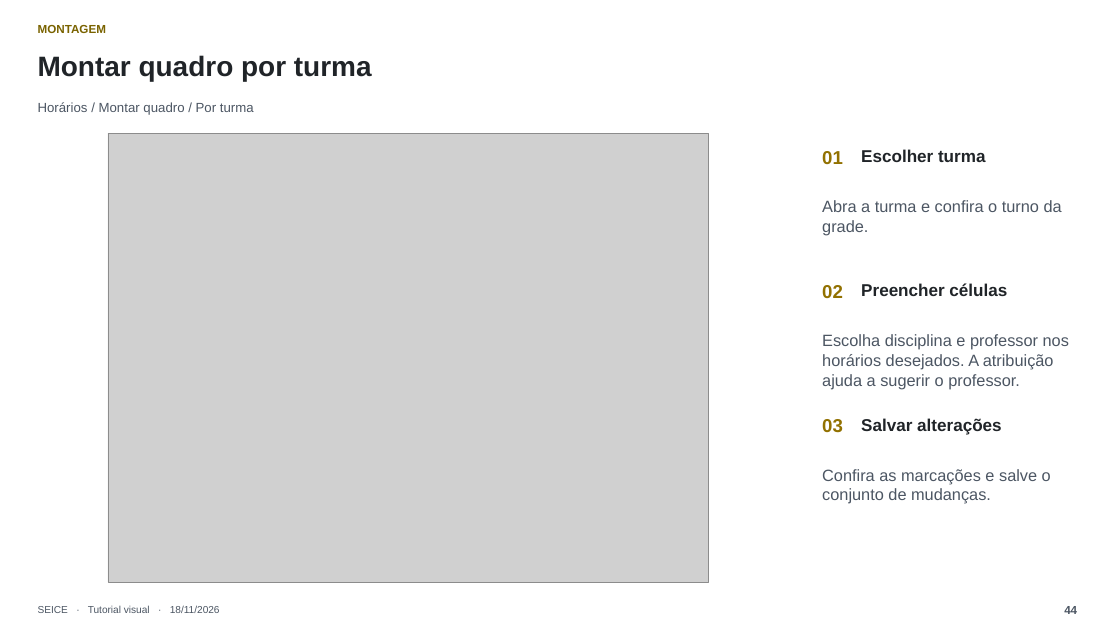
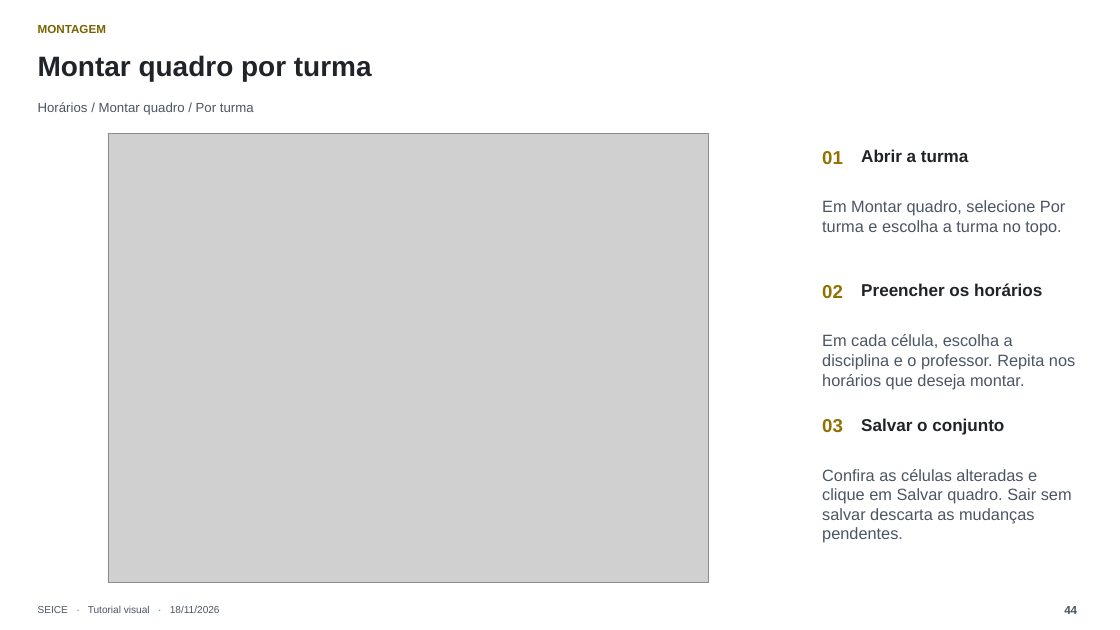
Before and after one commit to joaodorast/seice-horarios, a slide deck: slide 44 of docs/tutorial/SEICE-Tutorial-Completo-2026-11-18.pptx. Drawn at 1120x630 pixels with LibreOffice and Linux fonts; fonts in the diff are those of the drawing; grey boxes stand for pictures. Boxes give left, top, right and bottom in pixels: in the first picture for what was removed or moved away, otherwise in the second. Text is boxed around its words. In the diff, an @@ line names an element or a change of style, - is before the commit and + after.

```diff
--- a/docs/tutorial/SEICE-Tutorial-Completo-2026-11-18.pptx
+++ b/docs/tutorial/SEICE-Tutorial-Completo-2026-11-18.pptx
@@ text at (x1=861, y1=149, x2=968, y2=162): text changed @@
-Escolher turma
+Abrir a turma
@@ text at (x1=822, y1=200, x2=1065, y2=236): text changed @@
-Abra a turma e confira o turno da grade.
+Em Montar quadro, selecione Por turma e escolha a turma no topo.
@@ text at (x1=861, y1=283, x2=1042, y2=296): text changed @@
-Preencher células
+Preencher os horários
@@ text at (x1=822, y1=334, x2=1075, y2=389): text changed @@
-Escolha disciplina e professor nos horários desejados. A atribuição ajuda a sugerir o professor.
+Em cada célula, escolha a disciplina e o professor. Repita nos horários que deseja montar.
@@ text at (x1=861, y1=418, x2=1004, y2=435): text changed @@
-Salvar alterações
+Salvar o conjunto
@@ text at (x1=822, y1=469, x2=1072, y2=543): text changed @@
-Confira as marcações e salve o conjunto de mudanças.
+Confira as células alteradas e clique em Salvar quadro. Sair sem salvar descarta as mudanças pendentes.
```
Also in this commit, not shown: 28 other slides changed, 1 slide removed.
